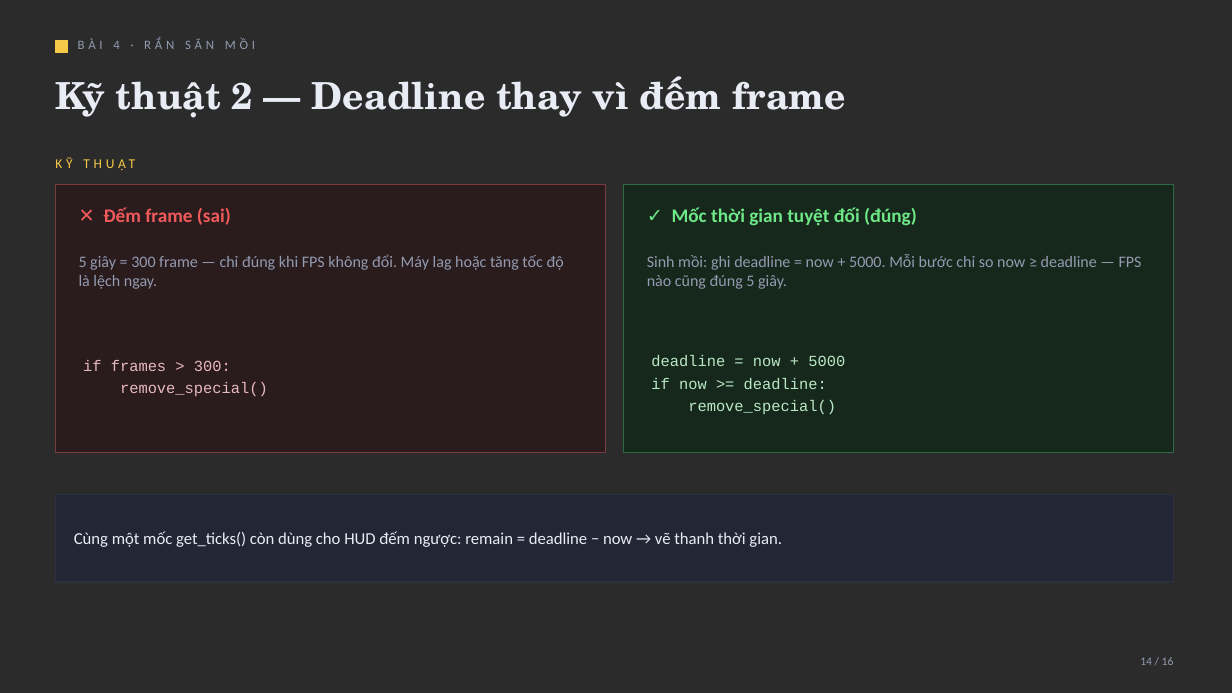
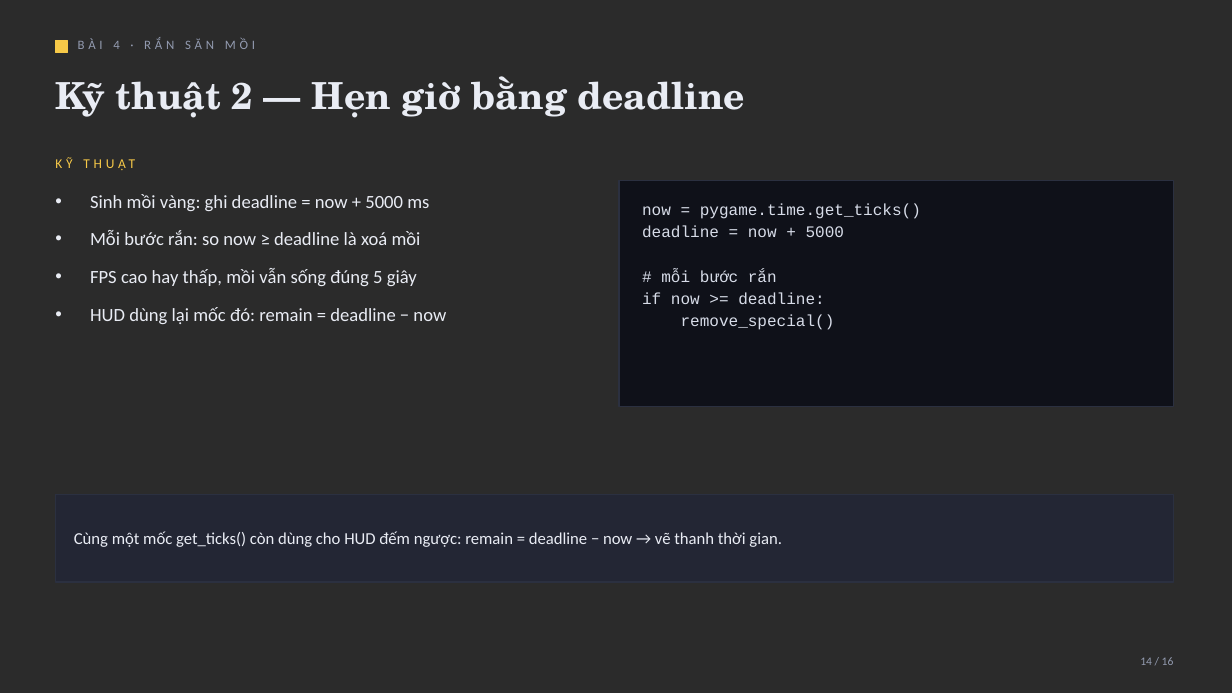
Before and after one commit to Casluminous/snake-game, a slide deck: slide 14 of docs/Bai-4-Ran-san-moi-Ly-thuyet-va-ky-thuat.pptx. Drawn at 1232x693 pixels with LibreOffice and Linux fonts; fonts in the diff are those of the drawing; background and template pictures are left out; a plain dark background stands for a picture behind light text. Boxes give left, top, right and bottom in pixels: in the first picture for what was removed or moved away, otherwise in the second. Text is boxed around its words. In the diff, an @@ line names an element or a change of style, - is before the commit and + after.

Commit message:
docs: slide kỹ thuật 2 chỉ mô tả cách hẹn giờ bằng deadline

```diff
--- a/docs/Bai-4-Ran-san-moi-Ly-thuyet-va-ky-thuat.pptx
+++ b/docs/Bai-4-Ran-san-moi-Ly-thuyet-va-ky-thuat.pptx
@@ text at <box>55,76,744,118</box>: text changed @@
-Kỹ thuật 2 — Deadline thay vì đếm frame
+Kỹ thuật 2 — Hẹn giờ bằng deadline
@@ rectangle removed at <box>55,185,605,453</box> @@
@@ text added at <box>90,194,446,324</box>, 14.5 pt, text #E9ECF4 @@
+• Sinh mồi vàng: ghi deadline = now + 5000 ms
+• Mỗi bước rắn: so now ≥ deadline là xoá mồi
+• FPS cao hay thấp, mồi vẫn sống đúng 5 giây
+• HUD dùng lại mốc đó: remain = deadline − now
@@ text removed at <box>103,207,231,225</box> @@
-✕ Đếm frame (sai)
@@ rectangle: place and size @@
-rectangle at <box>624,185,1174,453</box>
+rectangle at <box>619,180,1174,407</box>
@@ rectangle at <box>619,180,1174,407</box>: fill #16281C to #0F1119; outline #2E6B45 1 pt to #2B3040 1 pt @@
@@ text at <box>642,203,921,219</box>: paragraph added @@
+now = pygame.time.get_ticks()
@@ text "now = pygame.time.get_ticks()": place and size @@
-text "now = pygame.time.get_ticks()" at <box>651,355,845,414</box>
+text "now = pygame.time.get_ticks()" at <box>642,203,921,330</box>
@@ text "now = pygame.time.get_ticks()" at <box>642,203,921,330</box>: vertical alignment middle to top @@
@@ text removed at <box>672,207,917,226</box> @@
-✓ Mốc thời gian tuyệt đối (đúng)
@@ text at <box>642,225,844,330</box>: size 12 to 12.5 pt, text colour #B9E8C4 to #D7DCE8 in "deadline = now + 5000", "if now >= deadline:", "remove_special()"; line spacing 1.2 to 1.15 @@
@@ text removed at <box>79,254,564,289</box> @@
-5 giây = 300 frame — chỉ đúng khi FPS không đổi. Máy lag hoặc tăng tốc độ là lệch ngay.
@@ text removed at <box>647,254,1142,289</box> @@
-Sinh mồi: ghi deadline = now + 5000. Mỗi bước chỉ so now ≥ deadline — FPS nào cũng đúng 5 giây.
@@ text at <box>661,270,777,282</box>: paragraph added @@
+# mỗi bước rắn
@@ text removed at <box>83,360,268,396</box> @@
-if frames > 300:
-remove_special()
```
Also in this commit, not shown: 1 other file.
